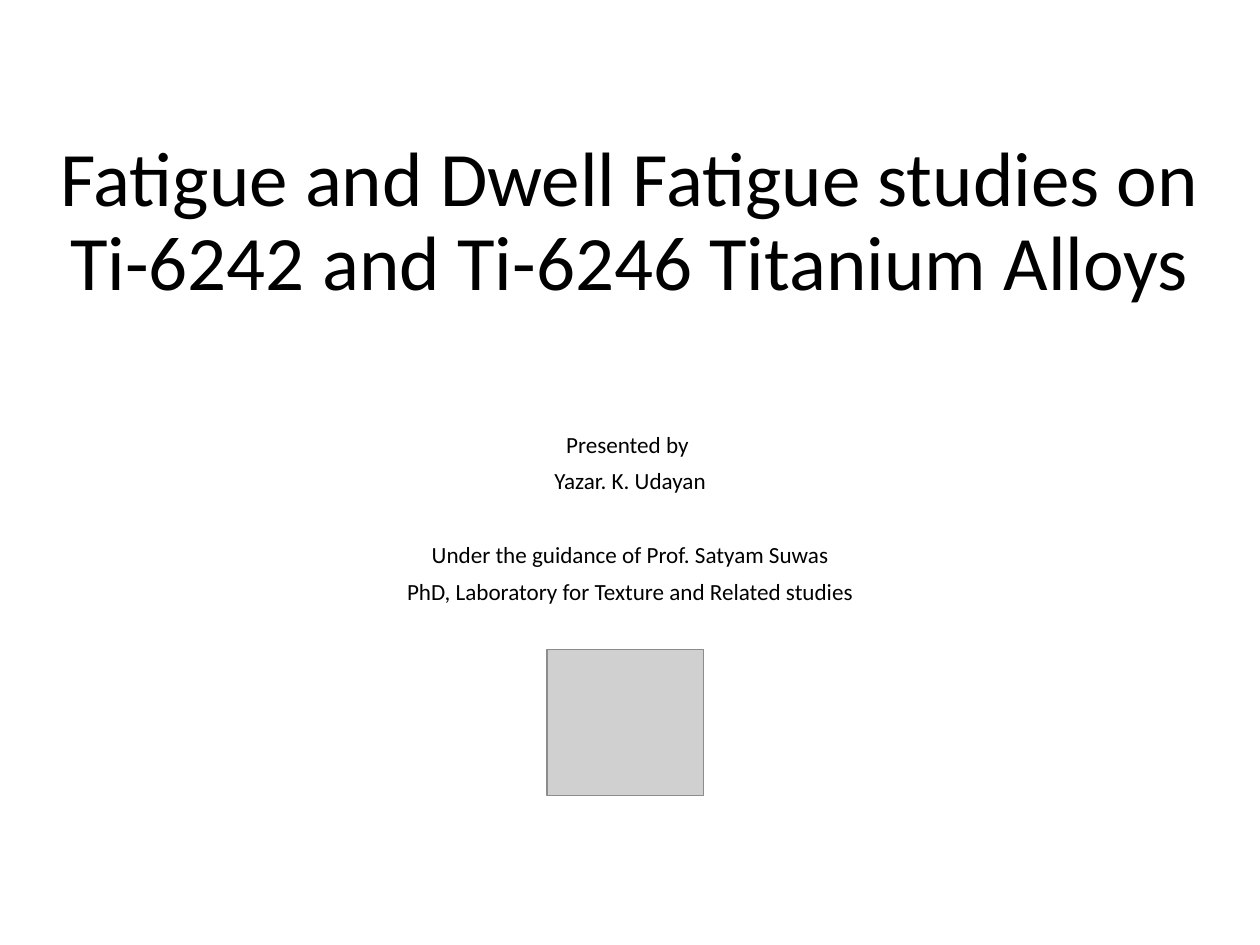
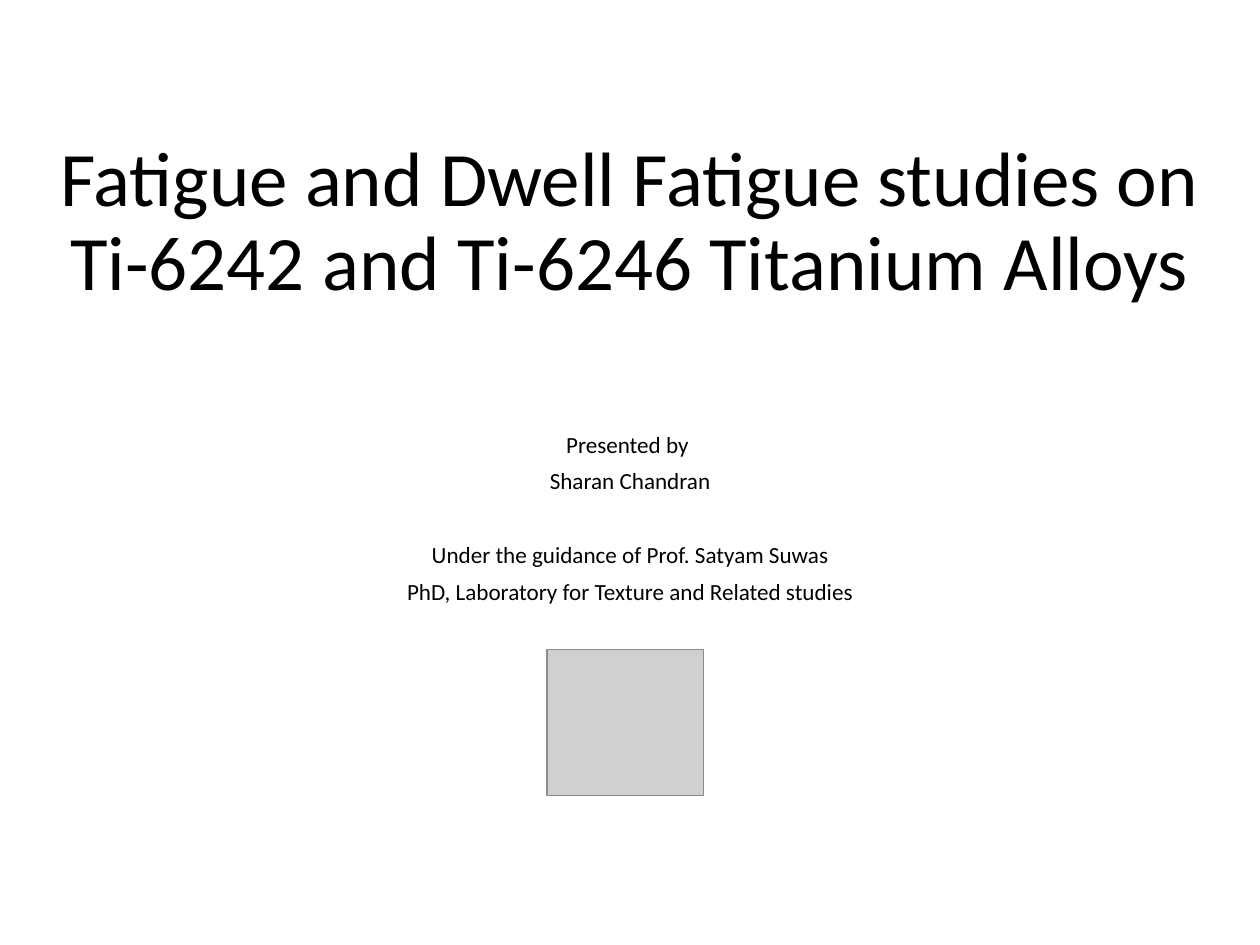
Before and after one commit to Sharanc25/Elements, a slide deck: slide 1 of Thesis/Comprehensive Exam/References/yazar.pptx. Drawn at 1260x945 pixels with LibreOffice and Linux fonts; fonts in the diff are those of the drawing; grey boxes stand for pictures. Boxes give left, top, right and bottom in pixels: in the first picture for what was removed or moved away, otherwise in the second. Text is boxed around its words. In the diff, an @@ line names an element or a change of style, - is before the commit and + after.

Commit message:
/ ‘Thesis/Comprehensive Exam/References/yazar.pptx’

```diff
--- a/Thesis/Comprehensive Exam/References/yazar.pptx
+++ b/Thesis/Comprehensive Exam/References/yazar.pptx
@@ subtitle at <box>550,473,711,489</box>: text changed @@
-Yazar. K. Udayan
+Sharan Chandran
```
